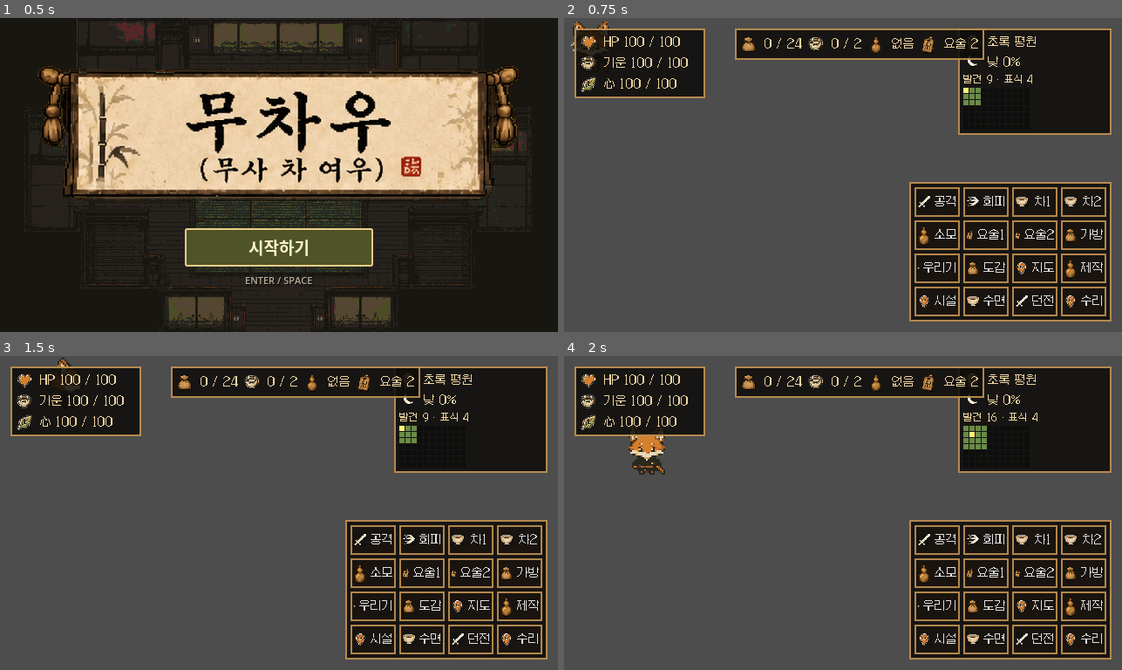
Above: before the commit, frames 1-4 (two rows, left to right).
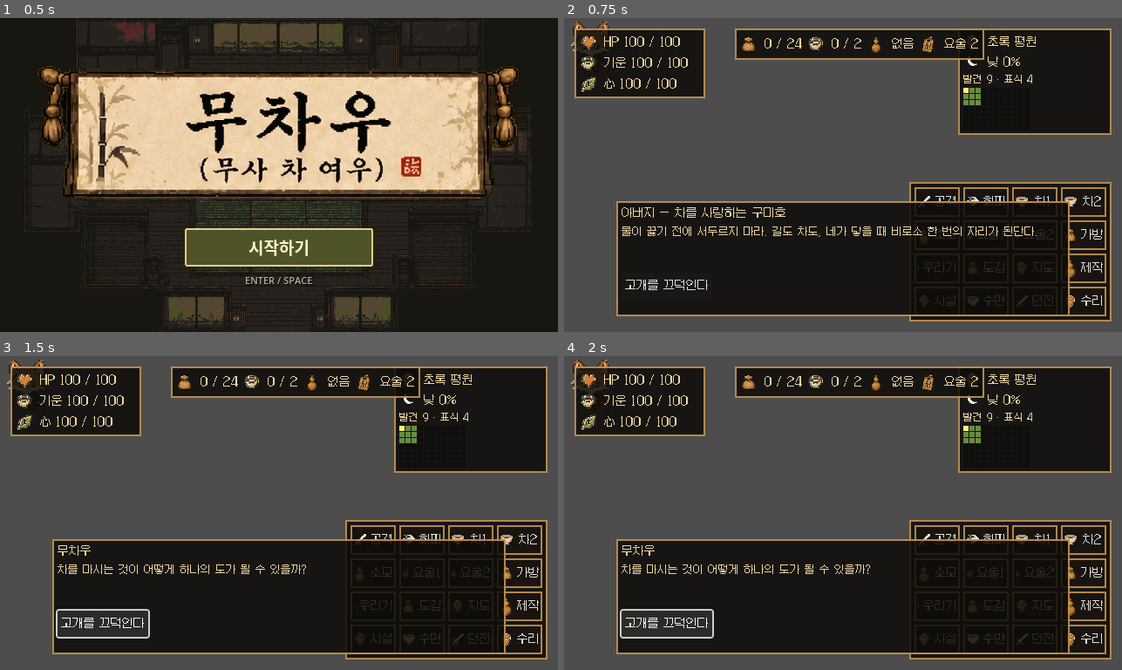
Above: after the commit, the same moments.

Repository: FLYLIKEB/samurai-tea-fox
Game: Godot game, scene res://scenes/ui/start_screen.tscn
Same seed, same stepped clock (60 frames per second), same inputs: the game is played once before the commit and once after it.
Inputs (mouse positions are in pixels of both pictures, inside the frame that each line leads up to):
- Up to frame 1 (0.5 s): no input
- Up to frame 2 (0.75 s): click "시작하기" at 0.5 s
- Up to frame 3 (1.5 s): click (100, 622) at 1.25 s, where only the run after the commit has a clickable "고개를 끄덕인다"
- Up to frame 4 (2 s): no input

Frame 1 is identical in both runs. In frame 2, 22% of the frame differs, in the area x 9-91%, y 58-95%; in frame 3, 22%; in frame 4, 23%, in the area x 1-91%, y 1-95%.
Error after the commit: Attempted to free a locked object (calling or emitting). (res://src/ui/game_hud.gd:177)

Commit message:
feat: ship DEV-64 first-run prologue dialogue

Diff:
--- a/data/generated/events.json
+++ b/data/generated/events.json
@@ -1,5 +1,5 @@
 {
-  "content_hash": "89a98aa39c74c70556873c030ec6d8a8ace86fbe0f7aed0ae0241260ee9db894",
+  "content_hash": "433144ba4c7d9425c22dd38a9222f4515fdf2b1dd7cb5026b2f882548ad26e6f",
   "data_version": "notion-2026-09-01",
   "items": [
     {
@@ -441,6 +441,65 @@
       ],
       "replay_policy": "once",
       "start_node_id": "start",
+      "status": "확정"
+    },
+    {
+      "id": "first_run_prologue",
+      "name": "첫 실행 프롤로그 — 백국의 작별과 홍국의 첫 잔",
+      "nodes": [
+        {
+          "id": "father_farewell",
+          "options": [
+            {
+              "completes_event": false,
+              "conditions": [],
+              "display_text": "고개를 끄덕인다",
+              "id": "accept_farewell",
+              "next_node_id": "muchau_question",
+              "results": []
+            }
+          ],
+          "speaker_id": "CHR-1",
+          "text": "물이 끓기 전에 서두르지 마라. 길도 차도, 네가 닿을 때 비로소 한 번의 자리가 된단다."
+        },
+        {
+          "id": "muchau_question",
+          "options": [
+            {
+              "completes_event": false,
+              "conditions": [],
+              "display_text": "홍국으로 향한다",
+              "id": "cross_sea",
+              "next_node_id": "border_cup",
+              "results": []
+            }
+          ],
+          "speaker_id": "CHR-8",
+          "text": "차를 마시는 것이 어떻게 하나의 도가 될 수 있을까?"
+        },
+        {
+          "id": "border_cup",
+          "options": [
+            {
+              "completes_event": true,
+              "conditions": [],
+              "display_text": "첫 길을 걷는다",
+              "id": "begin_road",
+              "next_node_id": "",
+              "results": [
+                {
+                  "id": "first_run_prologue_completed",
+                  "type": "set_run_flag"
+                }
+              ]
+            }
+          ],
+          "speaker_id": "CHR-5",
+          "text": "차를 알고 싶다면 사람을 만나거라."
+        }
+      ],
+      "replay_policy": "once",
+      "start_node_id": "father_farewell",
       "status": "확정"
     },
     {
--- a/src/core/commands/game_command.gd
+++ b/src/core/commands/game_command.gd
@@ -37,7 +37,8 @@
 	META_CODEX_SET_TAB,
 	META_CODEX_SET_FILTER,
 	META_CODEX_SELECT_DETAIL,
-	META_CODEX_NAVIGATE
+	META_CODEX_NAVIGATE,
+	NARRATIVE_SELECT_OPTION
 }
 
 var type: int
--- a/src/main/main.gd
+++ b/src/main/main.gd
@@ -12,6 +12,7 @@
 const MapReadModelBuilder = preload("res://src/world/map/map_read_model_builder.gd")
 const MovementCommandSelector = preload("res://src/core/commands/movement_command_selector.gd")
 const MemoryTeaCutsceneRuntime = preload("res://src/narrative/memory_tea_cutscene_runtime.gd")
+const NarrativeRuntime = preload("res://src/narrative/narrative_runtime.gd")
 const EndingRouteRuntime = preload("res://src/meta/ending_route_runtime.gd")
 const PlayerMovementState = preload("res://src/player/player_movement_state.gd")
 const TeaBrewingCommandRuntime = preload("res://src/tea/tea_brewing_command_runtime.gd")
@@ -41,6 +42,7 @@
 const FEEDBACK_BEEP_MIX_RATE := 22050.0
 const FEEDBACK_BEEP_SECONDS := 0.045
 const FEEDBACK_BEEP_FREQUENCY := 880.0
+const FIRST_RUN_PROLOGUE_EVENT_ID := "first_run_prologue"
 
 @onready var player = $Player
 @onready var combat_dummy = $CombatDummy
@@ -64,6 +66,7 @@
 var sen_rikyu_phase_two_runtime
 var sen_rikyu_phase_three_runtime
 var memory_tea_cutscene_runtime
+var narrative_runtime
 var ending_route_runtime
 var acquisition_service
 var dungeon_runtime
@@ -82,6 +85,8 @@
 var _feedback_playback: AudioStreamGeneratorPlayback
 var feedback_beep_count := 0
 var _enemy_turn_queued := false
+var _active_narrative_event_id := ""
+var _active_narrative_node_id := ""
 
 func _ready() -> void:
 	_configure_audio_feedback()
@@ -111,6 +116,8 @@
 	var world_result := _configure_world_for_current_run()
 	if not world_result.ok:
 		push_error(world_result.error)
+	else:
+		_maybe_show_first_run_prologue()
 
 func _configure_combat_lifecycle() -> Dictionary:
 	var player_combat_result: Dictionary = player.configure_combat(catalog)
@@ -322,6 +329,11 @@
 	if not command is GameCommand:
 		return false
 	match command.type:
+		GameCommand.Type.NARRATIVE_SELECT_OPTION:
+			var narrative_accepted := _handle_narrative_option_command(command)
+			if narrative_accepted:
+				_play_feedback_beep()
+			return narrative_accepted
 		GameCommand.Type.INTERACT:
 			var target_id := String(command.payload.get("target_id", ""))
 			if target_id.is_empty():
@@ -669,6 +681,10 @@
 		var memory_load_result: Dictionary = memory_tea_cutscene_runtime.load_snapshot(run_state.memory_tea_cutscene)
 		if not memory_load_result.ok:
 			return memory_load_result
+	narrative_runtime = NarrativeRuntime.new()
+	var narrative_result: Dictionary = narrative_runtime.from_catalog(loaded_catalog)
+	if not narrative_result.ok:
+		return narrative_result
 	return {"ok": true}
 
 func final_room_gate_query() -> Dictionary:
@@ -1650,6 +1666,68 @@
 		"time_state": time_state,
 		"world_origin": _runtime_world_origin()
 	})
+	_maybe_show_first_run_prologue()
+
+func first_run_prologue_read_model(meta_state = null) -> Dictionary:
+	if narrative_runtime == null:
+		return {"ok": false, "reason": "missing_narrative_runtime", "error": "Narrative runtime is not configured."}
+	if run_state == null:
+		run_state = RunState.new()
+	var meta = meta_state if meta_state != null else _current_meta_state_snapshot()
+	if int(meta.get("run_count", 0)) != 0:
+		return {"ok": false, "reason": "not_first_run", "error": "First-run prologue only opens before any completed run."}
+	return narrative_runtime.read_model_for_event(FIRST_RUN_PROLOGUE_EVENT_ID, run_state, meta)
+
+func _maybe_show_first_run_prologue() -> Dictionary:
+	if game_hud == null or narrative_runtime == null:
+		return {"ok": false, "reason": "missing_presentation", "error": "Prologue presentation is not ready."}
+	var model_result := first_run_prologue_read_model()
+	if not model_result.ok:
+		if game_hud.has_method("hide_narrative_dialogue"):
+			game_hud.hide_narrative_dialogue()
+		return model_result
+	_active_narrative_event_id = String(model_result.read_model.event_id)
+	_active_narrative_node_id = String(model_result.read_model.node_id)
+	game_hud.show_narrative_dialogue(model_result.read_model)
+	return {"ok": true, "read_model": model_result.read_model}
+
+func _handle_narrative_option_command(command: GameCommand) -> bool:
+	if narrative_runtime == null or run_state == null:
+		return false
+	var event_id := String(command.payload.get("event_id", _active_narrative_event_id))
+	var node_id := String(command.payload.get("node_id", _active_narrative_node_id))
+	var option_id := String(command.payload.get("option_id", ""))
+	if event_id.is_empty() or node_id.is_empty() or option_id.is_empty():
+		return false
+	var result: Dictionary = narrative_runtime.select_option(event_id, node_id, option_id, run_state, _current_meta_state_snapshot())
+	if not result.ok:
+		return false
+	_apply_narrative_result_commands(result.get("commands", []))
+	if bool(result.get("complete", false)):
+		_active_narrative_event_id = ""
+		_active_narrative_node_id = ""
+		if game_hud != null and game_hud.has_method("hide_narrative_dialogue"):
+			game_hud.hide_narrative_dialogue()
+	else:
+		var read_model: Dictionary = result.get("read_model", {})
+		_active_narrative_event_id = String(read_model.get("event_id", event_id))
+		_active_narrative_node_id = String(read_model.get("node_id", ""))
+		if game_hud != null and game_hud.has_method("show_narrative_dialogue"):
+			game_hud.show_narrative_dialogue(read_model)
+	save_current_run()
+	return true
+
+func _apply_narrative_result_commands(commands: Array) -> void:
+	if run_state == null:
+		run_state = RunState.new()
+	for command in commands:
+		if not command is GameCommand or command.type != GameCommand.Type.NARRATIVE_RESULT:
+			continue
+		var result: Dictionary = command.payload.get("result", {})
+		if String(result.get("type", "")) == NarrativeRuntime.RESULT_SET_RUN_FLAG:
+			var flag_id := String(result.get("id", ""))
+			if not flag_id.is_empty() and not run_state.narrative_flags.has(flag_id):
+				run_state.narrative_flags.append(flag_id)
 
 func _configure_audio_feedback() -> void:
 	if _feedback_player != null:
--- a/src/ui/game_hud.gd
+++ b/src/ui/game_hud.gd
@@ -64,6 +64,7 @@
 var _action_grid: GridContainer
 var _menu_content: VBoxContainer
 var _minimap_grid: GridContainer
+var _narrative_options: HBoxContainer
 var _open_menu_id := ""
 
 func _ready() -> void:
@@ -165,6 +166,48 @@
 		panel.visible = false
 	return true
 
+func show_narrative_dialogue(read_model: Dictionary) -> bool:
+	_build()
+	var panel := _panels.get("narrative") as Control
+	if panel == null:
+		return false
+	_set_label("narrative_speaker", _speaker_label(String(read_model.get("speaker_id", ""))))
+	_set_label("narrative_text", String(read_model.get("text", "")))
+	for child in _narrative_options.get_children():
+		child.free()
+	for option in _array_value(read_model.get("options", [])):
+		if typeof(option) != TYPE_DICTIONARY:
+			continue
+		var button := Button.new()
+		button.text = String(option.get("display_text", "다음"))
+		button.custom_minimum_size = Vector2(88, 30)
+		button.focus_mode = Control.FOCUS_ALL
+		button.mouse_filter = Control.MOUSE_FILTER_STOP
+		button.pressed.connect(func(): mobile_command_issued.emit(GameCommand.new(
+			GameCommand.Type.NARRATIVE_SELECT_OPTION,
+			Vector2i.ZERO,
+			-1,
+			{
+				"event_id": String(read_model.get("event_id", "")),
+				"node_id": String(read_model.get("node_id", "")),
+				"option_id": String(option.get("id", ""))
+			}
+		)))
+		_narrative_options.add_child(button)
+	panel.visible = true
+	_apply_safe_area_layout()
+	return true
+
+func hide_narrative_dialogue() -> bool:
+	var panel := _panels.get("narrative") as Control
+	if panel != null:
+		panel.visible = false
+	return true
+
+func narrative_dialogue_visible() -> bool:
+	var panel := _panels.get("narrative") as Control
+	return panel != null and panel.visible
+
 func active_menu_id() -> String:
 	return _open_menu_id
 
@@ -258,6 +301,13 @@
 	root.add_child(action_panel)
 	_panels.action = action_panel
 	_build_actions(action_panel)
+
+	var narrative_panel := _dialogue_panel(Vector2(520, 132))
+	narrative_panel.name = "NarrativePanel"
+	narrative_panel.visible = false
+	root.add_child(narrative_panel)
+	_panels.narrative = narrative_panel
+	_build_narrative_panel(narrative_panel)
 
 	var menu_panel := _panel(MENU_PANEL_SIZE)
 	menu_panel.name = "MenuPanel"
@@ -472,6 +522,24 @@
 	scroll.add_child(_menu_content)
 	_labels.menu_feedback = _label("", 11)
 	rows.add_child(_labels.menu_feedback)
+
+func _build_narrative_panel(parent: PanelContainer) -> void:
+	var rows := VBoxContainer.new()
+	rows.name = "NarrativeRows"
+	_ignore_mouse(rows)
+	rows.add_theme_constant_override("separation", 6)
+	parent.add_child(rows)
+	_labels.narrative_speaker = _label("", 13)
+	rows.add_child(_labels.narrative_speaker)
+	_labels.narrative_text = _label("", 12)
+	_labels.narrative_text.autowrap_mode = TextServer.AUTOWRAP_WORD_SMART
+	_labels.narrative_text.custom_minimum_size = Vector2(492, 48)
+	rows.add_child(_labels.narrative_text)
+	_narrative_options = HBoxContainer.new()
+	_narrative_options.name = "NarrativeOptions"
+	_ignore_mouse(_narrative_options)
+	_narrative_options.add_theme_constant_override("separation", 6)
+	rows.add_child(_narrative_options)
 
 func _show_menu(title: String, rows: Array) -> void:
 	_build()
@@ -1117,6 +1185,7 @@
 	_place_panel(_panels.menu, Control.PRESET_TOP_LEFT, Vector2(margin.x, margin.y + STATUS_PANEL_SIZE.y + 8.0))
 	_place_panel(_panels.dpad, Control.PRESET_BOTTOM_LEFT, Vector2(margin.x, -margin.w))
 	_place_panel(_panels.action, Control.PRESET_BOTTOM_RIGHT, Vector2(-margin.z, -margin.w))
+	_place_panel(_panels.narrative, Control.PRESET_CENTER_BOTTOM, Vector2(0.0, -margin.w - 6.0))
 
 func _place_panel(panel, preset: int, offset: Vector2) -> void:
 	if not panel is Control:
@@ -1186,6 +1255,14 @@
 	panel.add_theme_stylebox_override("panel", _panel_style())
 	return panel
 
+func _dialogue_panel(size: Vector2) -> PanelContainer:
+	var panel := PanelContainer.new()
+	panel.size = size
+	panel.custom_minimum_size = size
+	_ignore_mouse(panel)
+	panel.add_theme_stylebox_override("panel", _panel_style())
+	return panel
+
 func _add_icon_row(parent: Container, icon_path: String, text: String) -> Label:
 	var row := HBoxContainer.new()
 	_ignore_mouse(row)
@@ -1214,6 +1291,13 @@
 	var label := _labels.get(id) as Label
 	if label != null:
 		label.text = text
+
+func _speaker_label(speaker_id: String) -> String:
+	if catalog != null and catalog.has_method("find_character_by_id"):
+		var character: Dictionary = catalog.find_character_by_id(speaker_id)
+		if not character.is_empty():
+			return String(character.get("name", speaker_id))
+	return speaker_id
 
 func _pixel_theme() -> Theme:
 	var theme := Theme.new()
--- a/tests/unit/test_game_hud.gd
+++ b/tests/unit/test_game_hud.gd
@@ -152,6 +152,13 @@
 				return definition
 		return {}
 
+	func find_character_by_id(character_id: String) -> Dictionary:
+		if character_id == "CHR-1":
+			return {"character_id": "CHR-1", "name": "아버지 — 차를 사랑하는 구미호", "meta_memory": true}
+		if character_id == "CHR-8":
+			return {"character_id": "CHR-8", "name": "무차우", "meta_memory": false}
+		return {}
+
 func run(asserts) -> void:
 	_assert_read_model_uses_runtime_and_balance_sources(asserts)
 	_assert_runtime_signals_refresh_labels(asserts)
@@ -161,6 +168,7 @@
 	_assert_dodge_control_does_not_use_baked_dash_asset(asserts)
 	_assert_fast_menus_show_runtime_read_models(asserts)
 	_assert_safe_area_layout_uses_viewport_top(asserts)
+	_assert_narrative_dialogue_emits_option_commands(asserts)
 
 func _assert_read_model_uses_runtime_and_balance_sources(asserts) -> void:
 	var hud := _configured_hud()
@@ -299,6 +307,33 @@
 		asserts.equal(int(round(quickslot_panel.position.y)), 12, "quickslot panel anchors to the viewport top margin")
 	hud.free()
 
+func _assert_narrative_dialogue_emits_option_commands(asserts) -> void:
+	var hud := _configured_hud()
+	var received: Array = []
+	hud.mobile_command_issued.connect(func(command): received.append(command))
+	asserts.true_value(hud.show_narrative_dialogue({
+		"event_id": "first_run_prologue",
+		"node_id": "father_farewell",
+		"speaker_id": "CHR-1",
+		"text": "물이 끓기 전에 서두르지 마라.",
+		"options": [{"id": "accept_farewell", "display_text": "고개를 끄덕인다"}]
+	}), "HUD shows narrative dialogue read models")
+	asserts.true_value(hud.narrative_dialogue_visible(), "HUD reports the narrative panel as visible")
+	asserts.true_value(_tree_has_text(hud, "아버지 — 차를 사랑하는 구미호"), "HUD resolves narrative speaker names from character data")
+	asserts.true_value(_tree_has_text(hud, "물이 끓기 전에 서두르지 마라."), "HUD renders narrative dialogue text")
+	var button := _first_enabled_button_with_text(hud.get_node_or_null("Root/NarrativePanel/NarrativeRows/NarrativeOptions"), "고개를 끄덕인다")
+	if button != null:
+		button.pressed.emit()
+	asserts.equal(received.size(), 1, "narrative option emits one command")
+	if not received.is_empty():
+		asserts.equal(received[0].type, GameCommand.Type.NARRATIVE_SELECT_OPTION, "narrative option emits the shared narrative select command")
+		asserts.equal(received[0].payload.get("event_id", ""), "first_run_prologue", "narrative command carries the event id")
+		asserts.equal(received[0].payload.get("node_id", ""), "father_farewell", "narrative command carries the node id")
+		asserts.equal(received[0].payload.get("option_id", ""), "accept_farewell", "narrative command carries the option id")
+	asserts.true_value(hud.hide_narrative_dialogue(), "HUD hides narrative dialogue on request")
+	asserts.false_value(hud.narrative_dialogue_visible(), "HUD reports hidden narrative panel")
+	hud.free()
+
 func _configured_hud() -> GameHud:
 	var hud := GameHud.new()
 	hud.configure(FakePlayer.new(), {
--- a/tests/unit/test_main_vertical_slice_runtime.gd
+++ b/tests/unit/test_main_vertical_slice_runtime.gd
@@ -36,6 +36,36 @@
 	var main: Main = runtime.main
 	asserts.equal(main.generated_world.biome_id, "common_region", "vertical slice starts in the common biome")
 	asserts.true_value(main.world_render_result.ok, "common biome world renders for playable runtime")
+	asserts.true_value(main.game_hud.narrative_dialogue_visible(), "first launch shows the first-run prologue dialogue")
+	var prologue_model: Dictionary = main.first_run_prologue_read_model({"run_count": 0, "dialogue_memory_flags": [], "unlocked_meta_flags": []})
+	asserts.true_value(prologue_model.ok, "first-run prologue has a read model before completion")
+	if prologue_model.ok:
+		asserts.equal(prologue_model.read_model.speaker_id, "CHR-1", "first-run prologue starts as father dialogue")
+	asserts.true_value(main.submit_action_command(GameCommand.new(GameCommand.Type.NARRATIVE_SELECT_OPTION, Vector2i.ZERO, -1, {
+		"event_id": "first_run_prologue",
+		"node_id": "father_farewell",
+		"option_id": "accept_farewell"
+	})), "first-run prologue advances from father farewell")
+	asserts.true_value(main.game_hud.narrative_dialogue_visible(), "first-run prologue remains visible after the first advance")
+	asserts.true_value(main.submit_action_command(GameCommand.new(GameCommand.Type.NARRATIVE_SELECT_OPTION, Vector2i.ZERO, -1, {
+		"event_id": "first_run_prologue",
+		"node_id": "muchau_question",
+		"option_id": "cross_sea"
+	})), "first-run prologue advances through Muchau's question")
+	asserts.true_value(main.submit_action_command(GameCommand.new(GameCommand.Type.NARRATIVE_SELECT_OPTION, Vector2i.ZERO, -1, {
+		"event_id": "first_run_prologue",
+		"node_id": "border_cup",
+		"option_id": "begin_road"
+	})), "first-run prologue completes at the Hongguk border cup")
+	asserts.false_value(main.game_hud.narrative_dialogue_visible(), "first-run prologue closes after completion")
+	asserts.equal(int(main.run_state.narrative_event_counts.get("first_run_prologue", 0)), 1, "first-run prologue completion is recorded in run state")
+	asserts.true_value(main.run_state.narrative_flags.has("first_run_prologue_completed"), "first-run prologue applies its completion run flag")
+	asserts.false_value(main.first_run_prologue_read_model({"run_count": 0, "dialogue_memory_flags": [], "unlocked_meta_flags": []}).ok, "completed first-run prologue cannot reopen in the same run")
+	var repeat_runtime := _configured_runtime(catalog, RunState.new(), {"run_count": 1})
+	asserts.true_value(repeat_runtime.result.ok, "repeat-run fixture configures")
+	if repeat_runtime.result.ok:
+		asserts.false_value(repeat_runtime.main.game_hud.narrative_dialogue_visible(), "repeat-run meta state does not auto-open the first-run prologue")
+		asserts.equal(repeat_runtime.main.first_run_prologue_read_model({"run_count": 1}).reason, "not_first_run", "repeat-run meta state rejects first-run prologue")
 	asserts.equal(main.player.ability_runtime.equipped_ability_id(0), "ember", "first-tail playable ability is equipped by default")
 	main.player.global_position = main.world_position_for_cell_center(Vector2i(1, 1))
 	main.combat_dummy.global_position = main.world_position_for_cell_center(Vector2i(3, 1))
@@ -132,9 +162,14 @@
 	restored.dummy.free()
 	restored.world_root.free()
 	restored.hud.free()
+	repeat_runtime.main.free()
+	repeat_runtime.player.free()
+	repeat_runtime.dummy.free()
+	repeat_runtime.world_root.free()
+	repeat_runtime.hud.free()
 	_cleanup()
 
-func _configured_runtime(catalog: DataCatalog, state) -> Dictionary:
+func _configured_runtime(catalog: DataCatalog, state, meta_snapshot := {}) -> Dictionary:
 	var main := Main.new()
 	var player := PlayerController.new()
 	var dummy := CombatDummy.new()
@@ -147,6 +182,8 @@
 	main.world_visuals = world_root
 	main.game_hud = hud
 	main.save_store = SaveStore.new(RUN_PATH, META_PATH)
+	if not meta_snapshot.is_empty():
+		main.save_store.save_meta(meta_snapshot)
 	main.run_state = state
 	var loaded_run: Dictionary = main.load_or_create_run_state()
 	if not loaded_run.ok:
--- a/tests/unit/test_narrative_runtime.gd
+++ b/tests/unit/test_narrative_runtime.gd
@@ -50,8 +50,13 @@
 	var run_state := {"narrative_flags": [], "narrative_event_counts": {}, "inventory": {}, "current_biome_id": "common_region"}
 	var meta_state := {"dialogue_memory_flags": [], "unlocked_meta_flags": [], "run_count": 0}
 	var teahouse_model: Dictionary = runtime_result.runtime.read_model_for_event("roadside_teahouse_intro", run_state, meta_state)
+	var prologue_model: Dictionary = runtime_result.runtime.read_model_for_event("first_run_prologue", run_state, meta_state)
 	var shrine_model: Dictionary = runtime_result.runtime.read_model_for_event("mountain_shrine_echo", run_state, meta_state)
 	asserts.true_value(teahouse_model.ok, "first sample story event opens from generated data")
+	asserts.true_value(prologue_model.ok, "first-run prologue opens from generated data")
+	if prologue_model.ok:
+		asserts.equal(prologue_model.read_model.speaker_id, "CHR-1", "first-run prologue begins with the father")
+		asserts.equal(_option_ids(prologue_model.read_model), ["accept_farewell"], "first-run prologue starts with one dialogue advance option")
 	asserts.false_value(shrine_model.ok, "ordinary generated speaker cannot query meta state")
 	asserts.equal(shrine_model.reason, "unknown_meta_memory_speaker", "generated speaker without a character policy returns stable rejection")
 
